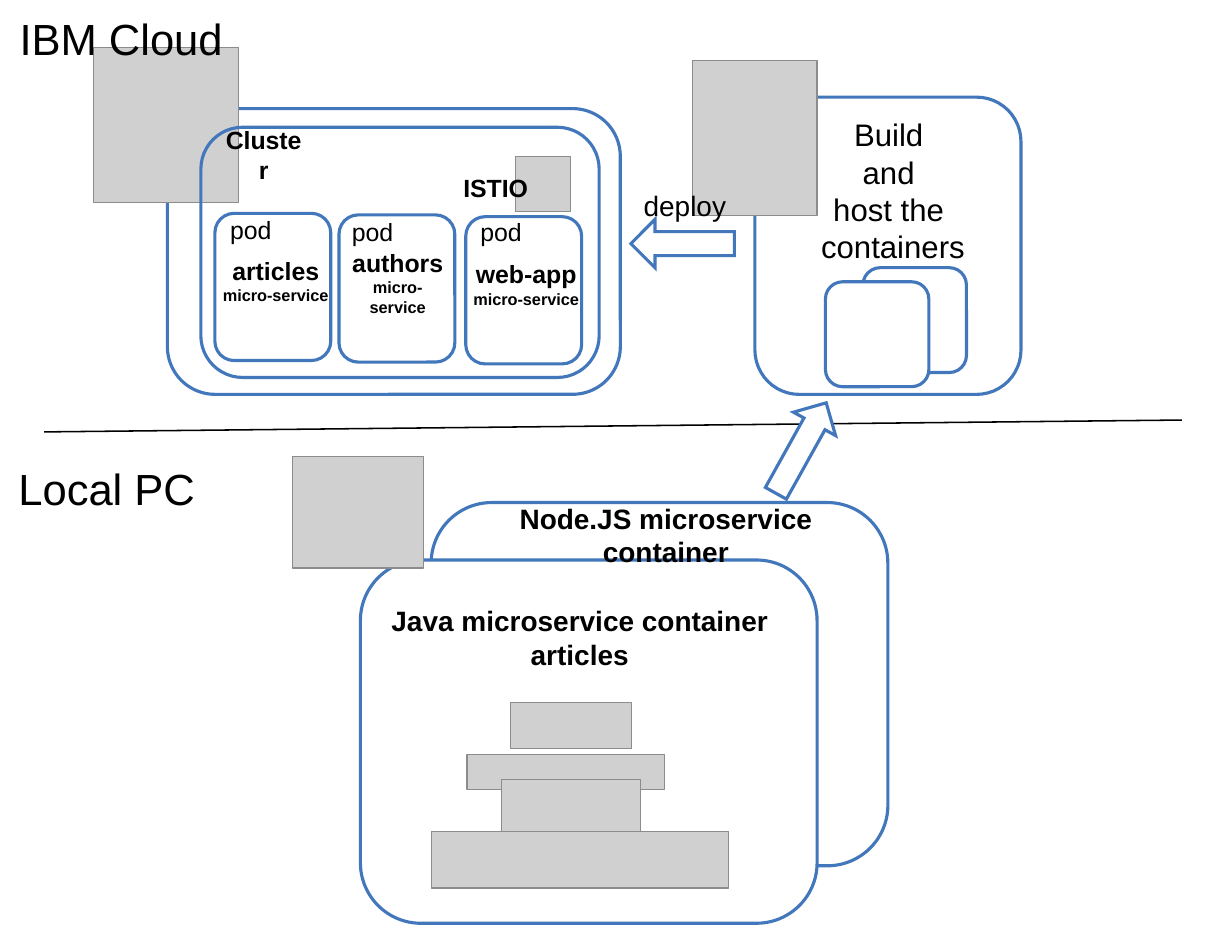
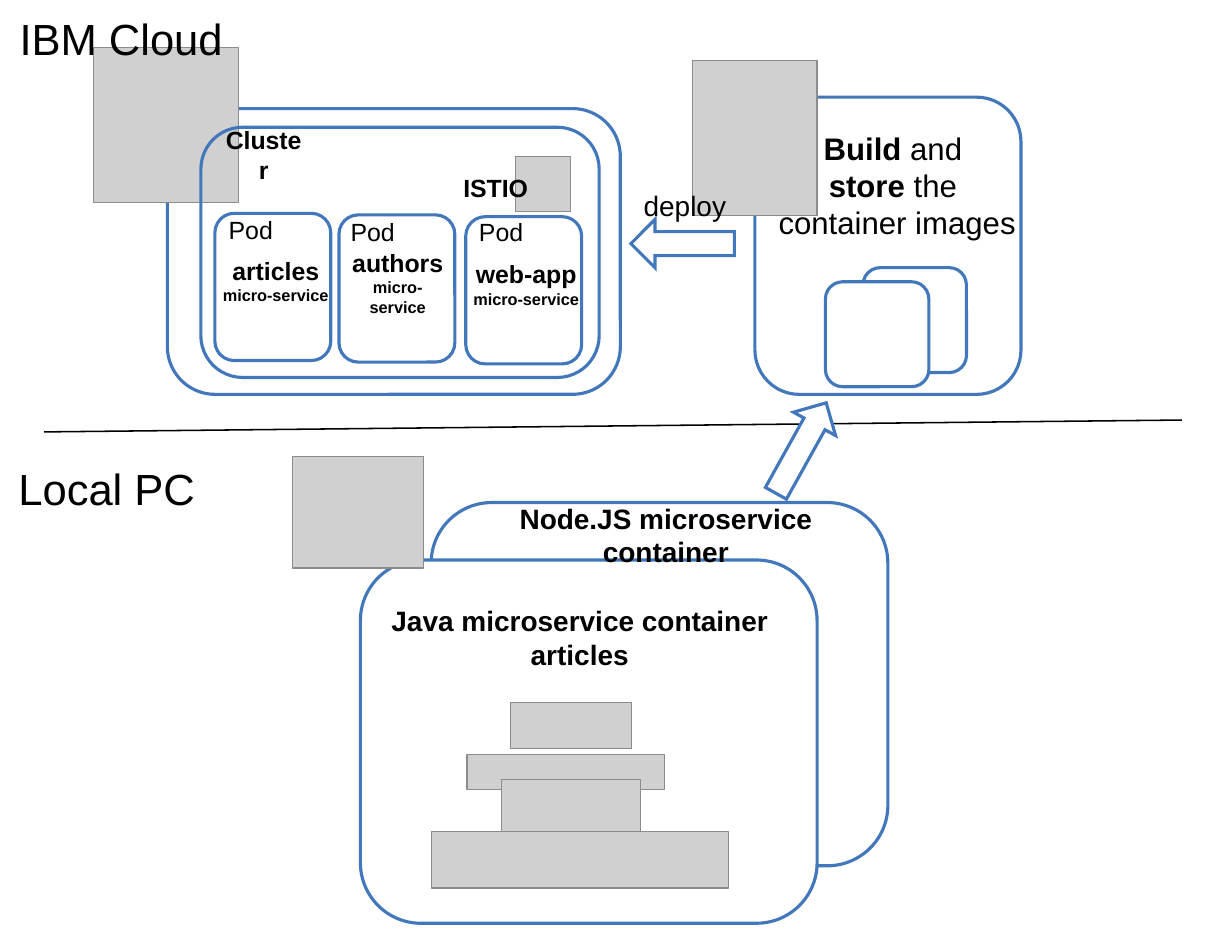
Before and after one commit to IBM/cloud-native-starter, a slide deck: slide 2 of workshop/images/architecture.pptx. Drawn at 1232x952 pixels with LibreOffice and Linux fonts; fonts in the diff are those of the drawing; grey boxes stand for pictures. Boxes give left, top, right and bottom in pixels: in the first picture for what was removed or moved away, otherwise in the second. Text is boxed around its words. In the diff, an @@ line names an element or a change of style, - is before the commit and + after.

```diff
--- a/workshop/images/architecture.pptx
+++ b/workshop/images/architecture.pptx
@@ text "Build and": place and size @@
-text "Build and" at [821, 123, 965, 259]
+text "Build and" at [779, 137, 1015, 241]
@@ text at [824, 137, 962, 161]: bold on in "Build" @@
@@ text at [779, 174, 1015, 241]: text changed @@
-host the
-containers
+store the
+container images
@@ text at [229, 221, 273, 240]: text changed @@
-pod
+Pod
@@ text at [351, 223, 395, 242]: text changed @@
-pod
+Pod
@@ text at [479, 223, 523, 242]: text changed @@
-pod
+Pod
```
Also in this commit, not shown: 3 other files.
